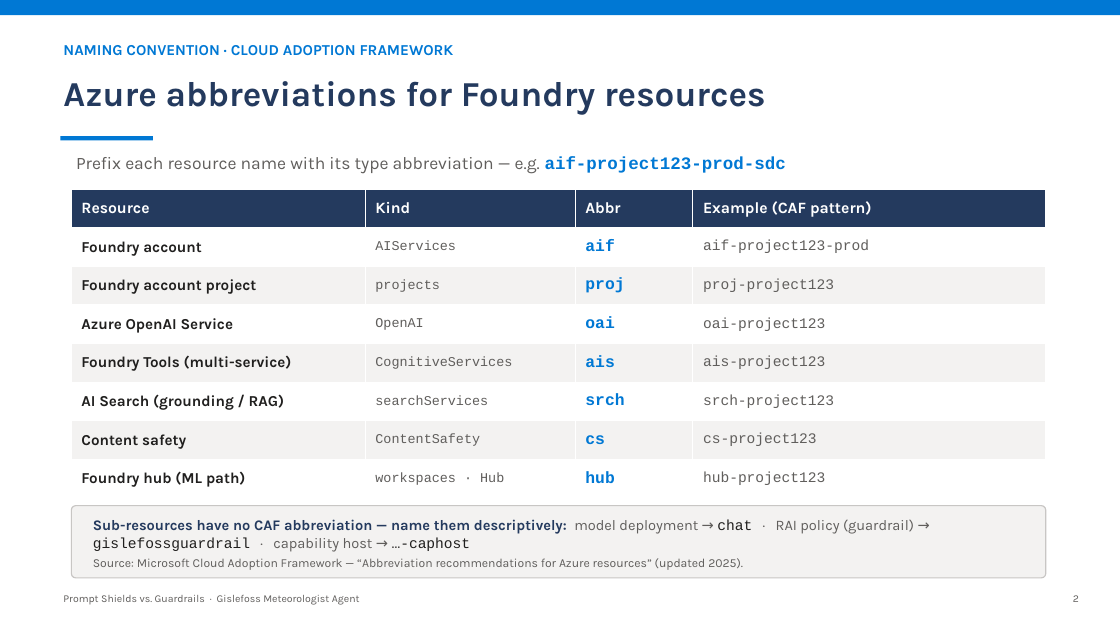
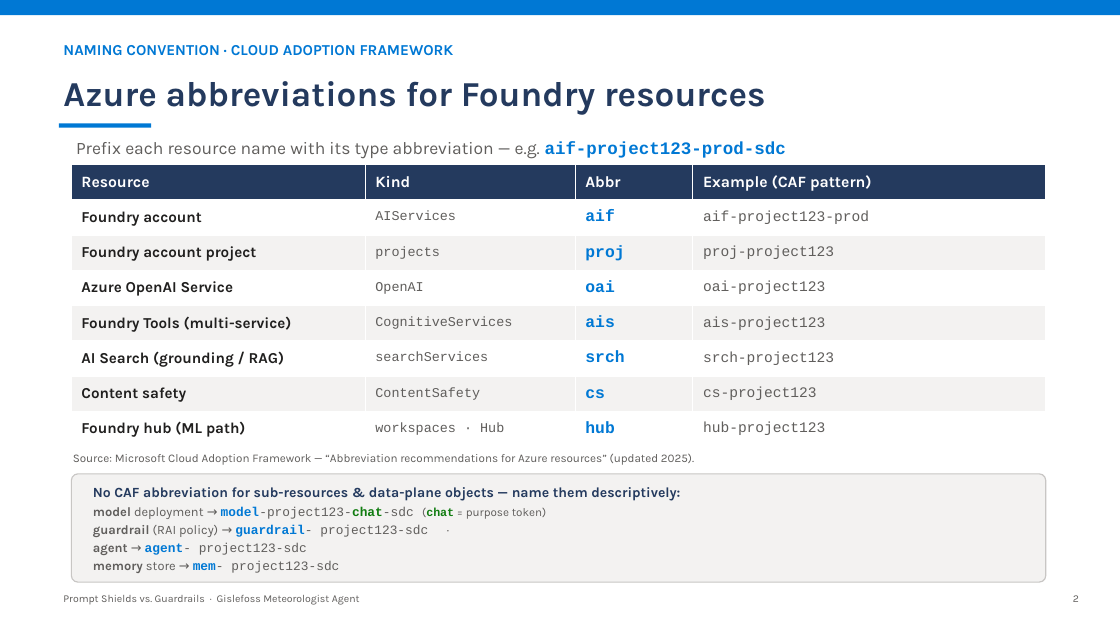
Before and after one commit to mchudinov/Gislefoss, a slide deck: slide 3 of docs/prompt-shields-vs-guardrails.pptx. Drawn at 1120x630 pixels with LibreOffice and Linux fonts; fonts in the diff are those of the drawing. Boxes give left, top, right and bottom in pixels: in the first picture for what was removed or moved away, otherwise in the second. Text is boxed around its words. In the diff, an @@ line names an element or a change of style, - is before the commit and + after.

Commit message:
Add more abbreviations.

```diff
--- a/docs/prompt-shields-vs-guardrails.pptx
+++ b/docs/prompt-shields-vs-guardrails.pptx
@@ rectangle: place and size @@
-rectangle at (60, 136, 153, 140)
+rectangle at (59, 124, 151, 128)
@@ text "Prefix each resource name with ...": place and size @@
-text "Prefix each resource name with ..." at (76, 157, 786, 174)
+text "Prefix each resource name with ..." at (76, 142, 786, 159)
@@ table: place and size @@
-table at (71, 189, 1046, 498)
+table at (71, 165, 1046, 447)
@@ rounded rectangle: place and size @@
-rounded rectangle at (71, 506, 1046, 578)
+rounded rectangle at (71, 474, 1046, 582)
@@ text added at (73, 453, 694, 465), 10 pt, text #605E5C @@
+Source: Microsoft Cloud Adoption Framework — “Abbreviation recommendations for Azure resources” (updated 2025).
@@ text at (93, 487, 680, 573): text changed; size 12.5 to 11 pt; bold on @@
-Sub-resources have no CAF abbreviation — name them descriptively: model deployment → chat · RAI policy (guardrail) → gislefossguardrail · capability host → …-caphost
-Source: Microsoft Cloud Adoption Framework — “Abbreviation recommendations for Azure resources” (updated 2025).
+No CAF abbreviation for sub-resources & data-plane objects — name them descriptively:
+model deployment → model-project123-chat-sdc (chat = purpose token)
+guardrail (RAI policy) → guardrail- project123-sdc ·
+agent → agent- project123-sdc
+memory store → mem- project123-sdc
```
Also in this commit, not shown: 1 other slide changed.
